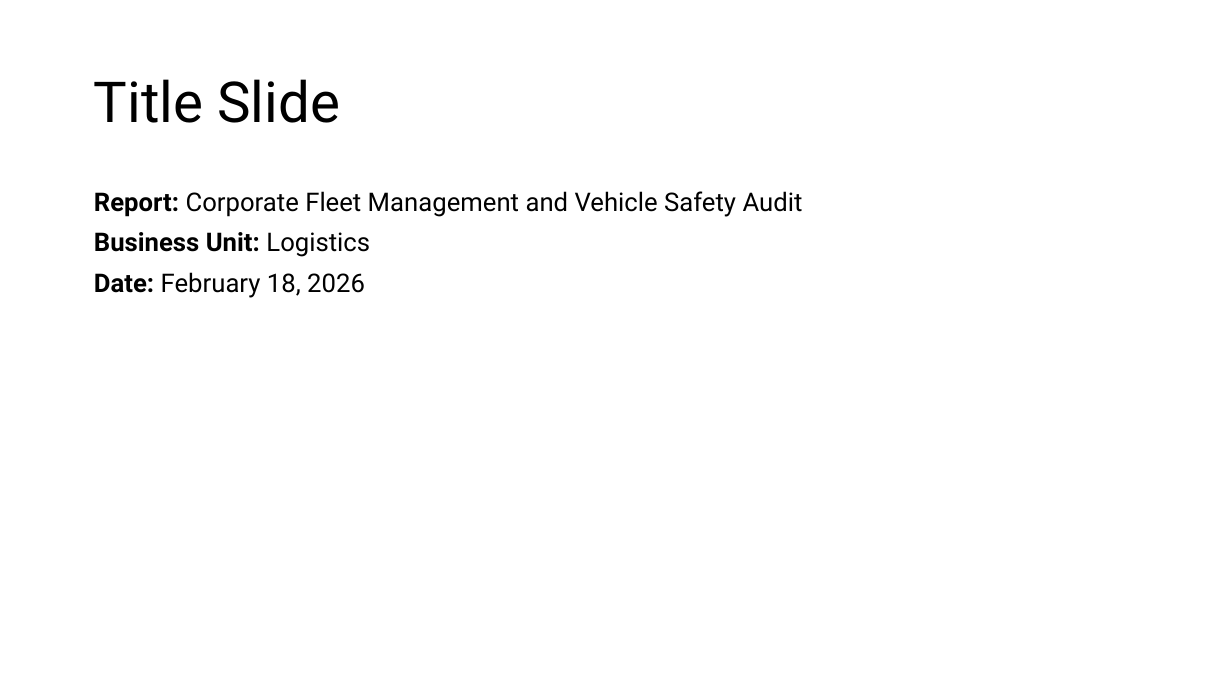
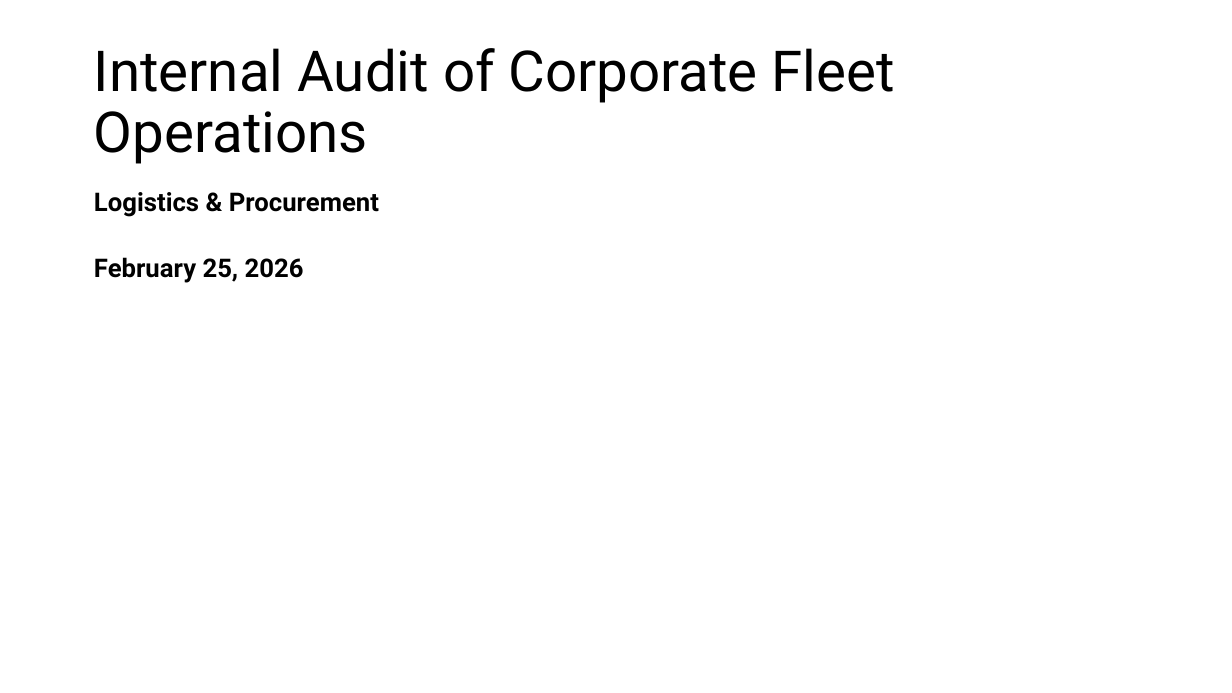
Before and after one commit to DenzDy/ia-report-bot-tools, a slide deck: slide 1 of generated_pptx/IA_Report_Fleet_Management_Operations.pptx. Drawn at 1232x693 pixels with LibreOffice and Linux fonts; fonts in the diff are those of the drawing. Boxes give left, top, right and bottom in pixels: in the first picture for what was removed or moved away, otherwise in the second. Text is boxed around its words. In the diff, an @@ line names an element or a change of style, - is before the commit and + after.

```diff
--- a/generated_pptx/IA_Report_Fleet_Management_Operations.pptx
+++ b/generated_pptx/IA_Report_Fleet_Management_Operations.pptx
@@ title at (94, 48, 895, 164): text changed @@
-Title Slide
+Internal Audit of Corporate Fleet Operations
@@ text at (94, 192, 379, 283): text changed; bold on @@
-Report: Corporate Fleet Management and Vehicle Safety Audit
-Business Unit: Logistics
-Date: February 18, 2026
+Logistics & Procurement
+February 25, 2026
```
Also in this commit, not shown: 5 other slides changed, 41 other files.
